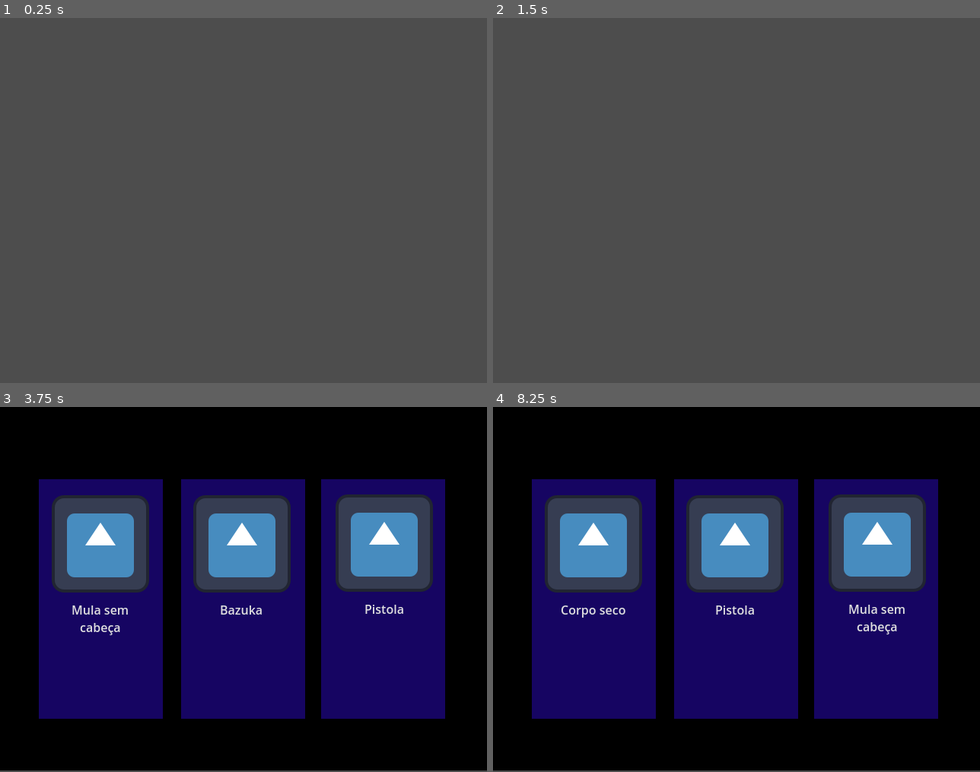
Above: before the commit, frames 1-4 (two rows, left to right).
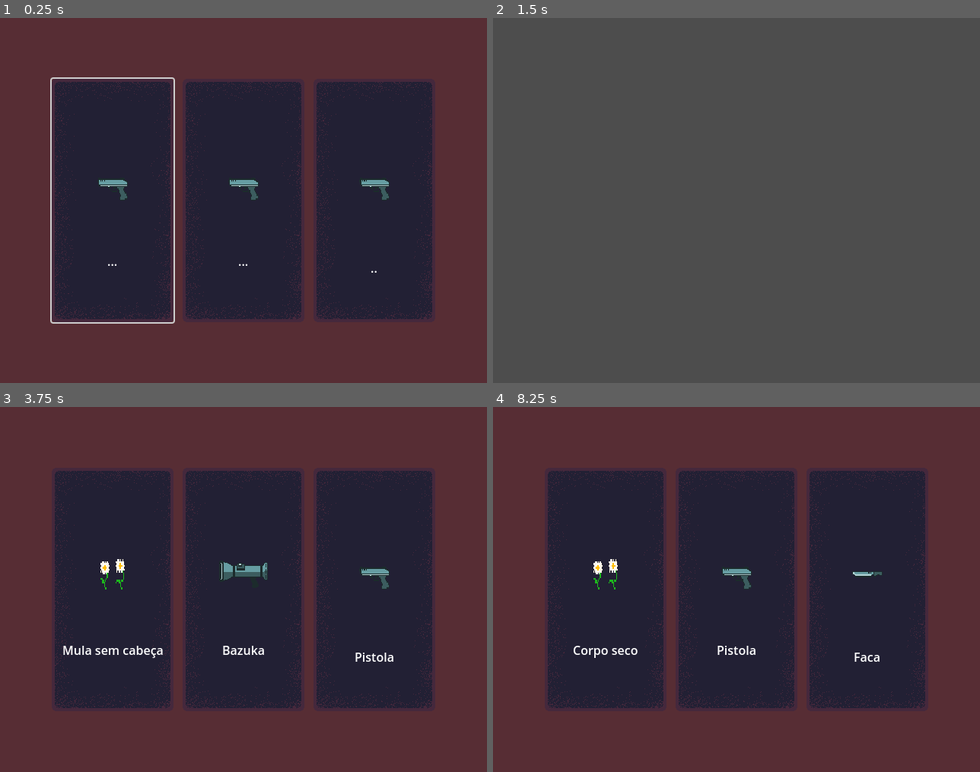
Above: after the commit, the same moments.

Repository: YhagoTomasini/CoverJam02_PTY
Game: Godot game, scene res://Scenes/lv_up_arma.tscn
The game is run twice, just before and just after one commit, with the same random seed, the same clock (stepped at 60 frames per second) and the same inputs. This scene is started directly instead of the project's main scene.
Inputs (mouse positions are in pixels of both pictures, inside the frame that each line leads up to):
- Up to frame 1 (0.25 s): no input
- Up to frame 2 (1.5 s): click (605, 200) at 0.5 s, where only the run after the commit has a clickable "..."; tap Enter (ui_accept) at 1.25 s; hold Right (ui_right) from 1.28 s (still down)
- Up to frame 3 (3.75 s): tap Enter (ui_accept) at 1.52, 2, 2.27, 2.75, 3.5 s; release Right (ui_right) at 2.03 s; hold Down (ui_down) 2.03-2.78 s; hold Right (ui_right) 2.78-3.53 s; hold Page Up (ui_page_up) from 3.53 s (still down)
- Up to frame 4 (8.25 s): tap Enter (ui_accept) at 3.77, 5, 5.27, 5.75, 6.02, 7.52 s; release Page Up (ui_page_up) at 4.25 s; click "Mula sem cabeça" at 4.25 s; hold Left (ui_left) 5.03-6.53 s; hold Down (ui_down) 6.53-7.28 s; hold Right (ui_right) 7.28-8.03 s; hold Page Up (ui_page_up) from 8.03 s (still down)

The runs differ from the first frame. In frame 1, 100% of the frame differs, in the area x 0-100%, y 0-100%; in frame 2, nothing differs; in frame 3, 98%; in frame 4, 98%.

Commit message:
update codigo armas upgrade

Diff:
--- a/cover-jam-026-pty/Scenes/lv_up_arma.tscn
+++ b/cover-jam-026-pty/Scenes/lv_up_arma.tscn
@@ -1,12 +1,18 @@
-[gd_scene load_steps=3 format=3 uid="uid://cv6t31kympwot"]
+[gd_scene load_steps=7 format=3 uid="uid://c1joqd00bd338"]
 
 [ext_resource type="Script" uid="uid://c38bpnl1gm2r1" path="res://Scripts/scene_upgrade.gd" id="1_2wkns"]
+[ext_resource type="Shader" uid="uid://bnpxslx2stemd" path="res://Temas/blur.gdshader" id="2_mtvx8"]
+[ext_resource type="Texture2D" uid="uid://5ar438lwiubv" path="res://Assets/moldura_upgrades.png" id="2_wi4xj"]
+[ext_resource type="Texture2D" uid="uid://dxpm7p8nk0og2" path="res://Assets/pistol.png" id="4_rpob1"]
+
+[sub_resource type="ShaderMaterial" id="ShaderMaterial_rpob1"]
+shader = ExtResource("2_mtvx8")
+shader_parameter/blur_amount = 8.0
 
 [sub_resource type="StyleBoxEmpty" id="StyleBoxEmpty_dvrfk"]
 
-[node name="lv_up_arma" type="Control"]
+[node name="lv_up_arma" type="Control" node_paths=PackedStringArray("button", "button_2", "button_3", "icon_1", "icon_2", "icon_3", "text_1", "text_2", "text_3")]
 process_mode = 3
-visible = false
 layout_mode = 3
 anchors_preset = 15
 anchor_right = 1.0
@@ -14,70 +20,162 @@
 grow_horizontal = 2
 grow_vertical = 2
 script = ExtResource("1_2wkns")
+button = NodePath("HBoxContainer/Button")
+button_2 = NodePath("HBoxContainer/Button2")
+button_3 = NodePath("HBoxContainer/Button3")
+icon_1 = NodePath("HBoxContainer/Button/TextureRect")
+icon_2 = NodePath("HBoxContainer/Button2/TextureRect2")
+icon_3 = NodePath("HBoxContainer/Button3/TextureRect3")
+text_1 = NodePath("HBoxContainer/Button/Label")
+text_2 = NodePath("HBoxContainer/Button2/Label2")
+text_3 = NodePath("HBoxContainer/Button3/Label3")
 
-[node name="ColorRect" type="ColorRect" parent="."]
-layout_mode = 0
-offset_right = 644.0
-offset_bottom = 478.0
-color = Color(0, 0, 0, 1)
+[node name="Blur" type="ColorRect" parent="."]
+material = SubResource("ShaderMaterial_rpob1")
+layout_mode = 1
+anchors_preset = 15
+anchor_right = 1.0
+anchor_bottom = 1.0
+grow_horizontal = 2
+grow_vertical = 2
 
-[node name="ColorRect2" type="ColorRect" parent="."]
-layout_mode = 0
-offset_left = 51.0
-offset_top = 95.0
-offset_right = 214.0
-offset_bottom = 410.0
-color = Color(0.08627451, 0.019607844, 0.38431373, 1)
+[node name="CorFundo" type="ColorRect" parent="."]
+layout_mode = 1
+anchors_preset = 15
+anchor_right = 1.0
+anchor_bottom = 1.0
+grow_horizontal = 2
+grow_vertical = 2
+color = Color(0.47, 0.10810001, 0.16841678, 0.4627451)
 
-[node name="ColorRect3" type="ColorRect" parent="."]
-layout_mode = 0
-offset_left = 238.0
-offset_top = 95.0
-offset_right = 401.0
-offset_bottom = 410.0
-color = Color(0.08627451, 0.019607844, 0.38431373, 1)
+[node name="HBoxContainer" type="HBoxContainer" parent="."]
+layout_mode = 1
+anchors_preset = 8
+anchor_left = 0.5
+anchor_top = 0.5
+anchor_right = 0.5
+anchor_bottom = 0.5
+offset_left = -252.0
+offset_top = -160.0
+offset_right = 252.0
+offset_bottom = 160.0
+grow_horizontal = 2
+grow_vertical = 2
 
-[node name="ColorRect4" type="ColorRect" parent="."]
-layout_mode = 0
-offset_left = 422.0
-offset_top = 95.0
-offset_right = 585.0
-offset_bottom = 410.0
-color = Color(0.08627451, 0.019607844, 0.38431373, 1)
-
-[node name="Button" type="Button" parent="."]
-layout_mode = 0
-offset_left = 68.0
-offset_top = 116.0
-offset_right = 196.0
-offset_bottom = 290.0
+[node name="Button" type="Button" parent="HBoxContainer"]
+layout_mode = 2
 theme_override_styles/normal = SubResource("StyleBoxEmpty_dvrfk")
+icon = ExtResource("2_wi4xj")
 autowrap_mode = 2
 icon_alignment = 1
 vertical_icon_alignment = 0
 
-[node name="Button2" type="Button" parent="."]
-layout_mode = 0
-offset_left = 254.0
-offset_top = 116.0
-offset_right = 382.0
-offset_bottom = 290.0
+[node name="TextureRect" type="TextureRect" parent="HBoxContainer/Button"]
+layout_mode = 1
+anchors_preset = 5
+anchor_left = 0.5
+anchor_right = 0.5
+offset_left = -20.0
+offset_top = 120.0
+offset_right = 20.0
+offset_bottom = 160.0
+grow_horizontal = 2
+texture = ExtResource("4_rpob1")
+
+[node name="Label" type="Label" parent="HBoxContainer/Button"]
+layout_mode = 1
+anchors_preset = 7
+anchor_left = 0.5
+anchor_top = 1.0
+anchor_right = 0.5
+anchor_bottom = 1.0
+offset_left = -20.0
+offset_top = -92.0
+offset_right = 20.0
+offset_bottom = -69.0
+grow_horizontal = 2
+grow_vertical = 0
+text = "..."
+horizontal_alignment = 1
+
+[node name="VSeparator" type="VSeparator" parent="HBoxContainer"]
+modulate = Color(1, 1, 1, 0)
+layout_mode = 2
+
+[node name="Button2" type="Button" parent="HBoxContainer"]
+layout_mode = 2
 theme_override_styles/normal = SubResource("StyleBoxEmpty_dvrfk")
+icon = ExtResource("2_wi4xj")
 autowrap_mode = 2
 icon_alignment = 1
 vertical_icon_alignment = 0
 
-[node name="Button3" type="Button" parent="."]
-layout_mode = 0
-offset_left = 441.0
-offset_top = 115.0
-offset_right = 569.0
-offset_bottom = 289.0
+[node name="TextureRect2" type="TextureRect" parent="HBoxContainer/Button2"]
+layout_mode = 1
+anchors_preset = 5
+anchor_left = 0.5
+anchor_right = 0.5
+offset_left = -20.0
+offset_top = 120.0
+offset_right = 20.0
+offset_bottom = 160.0
+grow_horizontal = 2
+texture = ExtResource("4_rpob1")
+
+[node name="Label2" type="Label" parent="HBoxContainer/Button2"]
+layout_mode = 1
+anchors_preset = 7
+anchor_left = 0.5
+anchor_top = 1.0
+anchor_right = 0.5
+anchor_bottom = 1.0
+offset_left = -20.0
+offset_top = -92.0
+offset_right = 20.0
+offset_bottom = -69.0
+grow_horizontal = 2
+grow_vertical = 0
+text = "..."
+horizontal_alignment = 1
+
+[node name="VSeparator2" type="VSeparator" parent="HBoxContainer"]
+modulate = Color(1, 1, 1, 0)
+layout_mode = 2
+
+[node name="Button3" type="Button" parent="HBoxContainer"]
+layout_mode = 2
 theme_override_styles/normal = SubResource("StyleBoxEmpty_dvrfk")
-autowrap_mode = 2
-icon_alignment = 1
-vertical_icon_alignment = 0
+icon = ExtResource("2_wi4xj")
+autowrap_trim_flags = 0
 
-[connection signal="pressed" from="Button" to="." method="_on_button_pressed"]
-[connection signal="pressed" from="Button2" to="." method="_on_button_2_pressed"]
-[connection signal="pressed" from="Button3" to="." method="_on_button_3_pressed"]
+[node name="TextureRect3" type="TextureRect" parent="HBoxContainer/Button3"]
+layout_mode = 1
+anchors_preset = 5
+anchor_left = 0.5
+anchor_right = 0.5
+offset_left = -20.0
+offset_top = 120.0
+offset_right = 20.0
+offset_bottom = 160.0
+grow_horizontal = 2
+texture = ExtResource("4_rpob1")
+
+[node name="Label3" type="Label" parent="HBoxContainer/Button3"]
+layout_mode = 1
+anchors_preset = 7
+anchor_left = 0.5
+anchor_top = 1.0
+anchor_right = 0.5
+anchor_bottom = 1.0
+offset_left = -20.0
+offset_top = -83.0
+offset_right = 20.0
+offset_bottom = -60.0
+grow_horizontal = 2
+grow_vertical = 0
+text = ".."
+horizontal_alignment = 1
+
+[connection signal="pressed" from="HBoxContainer/Button" to="." method="_on_button_pressed"]
+[connection signal="pressed" from="HBoxContainer/Button2" to="." method="_on_button_2_pressed"]
+[connection signal="pressed" from="HBoxContainer/Button3" to="." method="_on_button_3_pressed"]
--- a/cover-jam-026-pty/Scripts/scene_upgrade.gd
+++ b/cover-jam-026-pty/Scripts/scene_upgrade.gd
@@ -1,143 +1,149 @@
 extends Control
 
-@onready var button: Button = $Button
-@onready var button_2: Button = $Button2
-@onready var button_3: Button = $Button3
+@export var button: Button
+@export var button_2: Button
+@export var button_3: Button
 
+@export var icon_1: TextureRect
+@export var icon_2: TextureRect
+@export var icon_3: TextureRect
 
-var macunaima_icon = preload("uid://cfpke015c26qd")
-var macunaima_text = "Macunaima"
+@export var text_1: Label
+@export var text_2: Label
+@export var text_3: Label
 
-var mula_icon = preload("uid://cfpke015c26qd")
+var mapinguari_icon = preload("res://Assets/flozinha.png")
+var mapinguari_text = "mapinguari"
+
+var mula_icon = preload("res://Assets/flozinha.png")
 var mula_text = "Mula sem cabeça"
 
-var corpo_icon = preload("uid://cfpke015c26qd")
+var corpo_icon = preload("res://Assets/flozinha.png")
 var corpo_text = "Corpo seco"
 
-var pistola_icon = preload("uid://cfpke015c26qd")
+var pistola_icon = preload("res://Assets/pistol.png")
 var pistola_text = "Pistola"
 
-var bazuka_icon = preload("uid://cfpke015c26qd")
+var bazuka_icon = preload("res://Assets/bazuka.png")
 var bazuka_text = "Bazuka"
 
-var faca_icon = preload("uid://cfpke015c26qd")
+var faca_icon = preload("res://Assets/faca.png")
 var faca_text = "Faca"
 
 
-var macunaima = [macunaima_icon, macunaima_text,0.25]
+var mapinguari = [mapinguari_icon, mapinguari_text,0.25]
 var mula = [mula_icon, mula_text,0.05]
 var corpo = [corpo_icon, corpo_text, 0.15]
 var pistola = [pistola_icon,pistola_text, 0.1]
 var bazuka = [bazuka_icon, bazuka_text, 0.1]
 var faca = [faca_icon, faca_text, 0.1]
+var test = [0,0,0]
 
-var arrayDeArmas =[faca,bazuka,pistola,corpo,mula,macunaima]
+var arrayDeArmas =[faca,bazuka,pistola,corpo,mula,mapinguari]
+var arrayColetadas =[test]
 
 var powerUp1
 var powerUp2
 var powerUp3
 
-var faca_ativa = false
-var bazuka_ativa = false
-var pistola_ativa = false
-var corpo_ativa = false
-var mula_ativa = false
-var macunaima_ativa = false
 
+func _ready() -> void:
+	button.grab_focus()
 # Called every frame. 'delta' is the elapsed time since the previous frame.
 func _process(_delta: float) -> void:
 	if Input.is_action_just_pressed("ui_page_down"):
 		visible = false
 	if Input.is_action_just_pressed("ui_page_up"):
-		visible = true
 		LeveUp()
 
 
 func LeveUp():
 	visible = true
+
 	powerUp1 = arrayDeArmas.pick_random()
 	powerUp2 = arrayDeArmas.pick_random()
 	powerUp3 = arrayDeArmas.pick_random()
-	if faca_ativa or bazuka_ativa or pistola_ativa or corpo_ativa or mula_ativa or macunaima_ativa:
-		powerUp1 = arrayDeArmas.pick_random()
-	if faca_ativa or bazuka_ativa or pistola_ativa or corpo_ativa or mula_ativa or macunaima_ativa:
-		powerUp2 = arrayDeArmas.pick_random()
-	if faca_ativa or bazuka_ativa or pistola_ativa or corpo_ativa or mula_ativa or macunaima_ativa:
-		powerUp3 = arrayDeArmas.pick_random()
+
+	for i in arrayColetadas:
+		while powerUp1 == i:
+			powerUp1 = arrayDeArmas.pick_random()
+		while powerUp2 == i:
+			powerUp2 = arrayDeArmas.pick_random()
+		while powerUp3 == i:
+			powerUp3 = arrayDeArmas.pick_random()
 
 	match powerUp1:
 		faca:
-			button.text = faca[1]
-			button.icon = faca[0]
+			text_1.text = faca[1]
+			icon_1.texture = faca[0]
 		bazuka:
-			button.text = bazuka[1]
-			button.icon = bazuka[0]
+			text_1.text = bazuka[1]
+			icon_1.texture = bazuka[0]
 		pistola:
-			button.text = pistola[1]
-			button.icon = pistola[0]
+			text_1.text = pistola[1]
+			icon_1.texture = pistola[0]
 		corpo:
-			button.text = corpo[1]
-			button.icon = corpo[0]
+			text_1.text = corpo[1]
+			icon_1.texture = corpo[0]
 		mula:
-			button.text = mula[1]
-			button.icon = mula[0]
-		macunaima:
-			button.text = macunaima[1]
-			button.icon = macunaima[0]
+			text_1.text = mula[1]
+			icon_1.texture = mula[0]
+		mapinguari:
+			text_1.text = mapinguari[1]
+			icon_1.texture = mapinguari[0]
 	match powerUp2:
 		faca:
-			button_2.text = faca[1]
-			button_2.icon = faca[0]
+			text_2.text = faca[1]
+			icon_2.texture = faca[0]
 		bazuka:
-			button_2.text = bazuka[1]
-			button_2.icon = bazuka[0]
+			text_2.text = bazuka[1]
+			icon_2.texture = bazuka[0]
 		pistola:
-			button_2.text = pistola[1]
-			button_2.icon = pistola[0]
+			text_2.text = pistola[1]
+			icon_2.texture = pistola[0]
 		corpo:
-			button_2.text = corpo[1]
-			button_2.icon = corpo[0]
+			text_2.text = corpo[1]
+			icon_2.texture = corpo[0]
 		mula:
-			button_2.text = mula[1]
-			button_2.icon = mula[0]
-		macunaima:
-			button_2.text = macunaima[1]
-			button_2.icon = macunaima[0]
+			text_2.text = mula[1]
+			icon_2.texture = mula[0]
+		mapinguari:
+			text_2.text = mapinguari[1]
+			icon_2.texture = mapinguari[0]
 	match powerUp3:
 		faca:
-			button_3.text = faca[1]
-			button_3.icon = faca[0]
+			text_3.text = faca[1]
+			icon_3.texture = faca[0]
 		bazuka:
-			button_3.text = bazuka[1]
-			button_3.icon = bazuka[0]
+			text_3.text = bazuka[1]
+			icon_3.texture = bazuka[0]
 		pistola:
-			button_3.text = pistola[1]
-			button_3.icon = pistola[0]
+			text_3.text = pistola[1]
+			icon_3.texture = pistola[0]
 		corpo:
-			button_3.text = corpo[1]
-			button_3.icon = corpo[0]
+			text_3.text = corpo[1]
+			icon_3.texture = corpo[0]
 		mula:
-			button_3.text = mula[1]
-			button_3.icon = mula[0]
-		macunaima:
-			button_3.text = macunaima[1]
-			button_3.icon = macunaima[0]
+			text_3.text = mula[1]
+			icon_3.texture = mula[0]
+		mapinguari:
+			text_3.text = mapinguari[1]
+			icon_3.texture = mapinguari[0]
 
 func _on_button_pressed() -> void:
 	match powerUp1:
 		faca:
-			faca_ativa = true
-			print(faca)
+			arrayColetadas.append(faca)
 		bazuka:
-			pass
+			arrayColetadas.append(bazuka)
 		pistola:
-			pass
+			arrayColetadas.append(pistola)
 		corpo:
-			pass
+			arrayColetadas.append(corpo)
 		mula:
-			pass
-		macunaima:
-			pass
+			arrayColetadas.append(mula)
+		mapinguari:
+			arrayColetadas.append(mapinguari)
 	visible = false
 
 
@@ -153,7 +159,7 @@
 			pass
 		mula:
 			pass
-		macunaima:
+		mapinguari:
 			pass
 	visible = false
 
@@ -170,6 +176,6 @@
 			pass
 		mula:
 			pass
-		macunaima:
+		mapinguari:
 			pass
 	visible = false
Binary file changed: cover-jam-026-pty/Assets/Ase/moldura_upgrades.ase
Binary file added: cover-jam-026-pty/Assets/moldura_upgrades.png
Not shown, added: cover-jam-026-pty/Assets/moldura_upgrades.png.import
